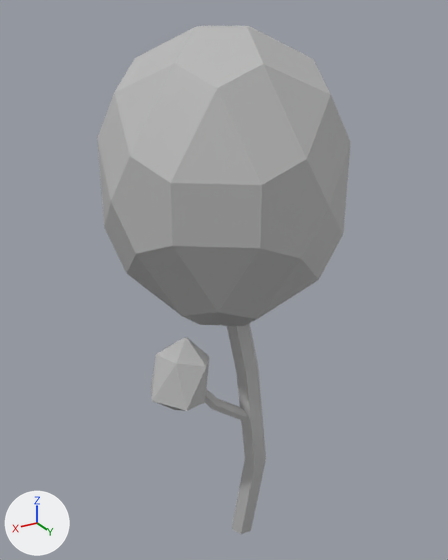
Two versions of the FBX model CampSquirrels/Assets/Kyparon Assets/tree_2_v1.fbx, one commit apart.
Camera for both pictures: a 50 mm lens placed at (13.34, 11.28, 10.91), pointed at (7.42, 1.43, 5.99). The lights are fixed; the arrows at lower left show +X, +Y and +Z. Where no turn or scale is listed for an object, it has been applied to the vertices.

Objects in the first picture: 'branch_2', 'large_leaves', 'small_leaves_2', 'trunk'.
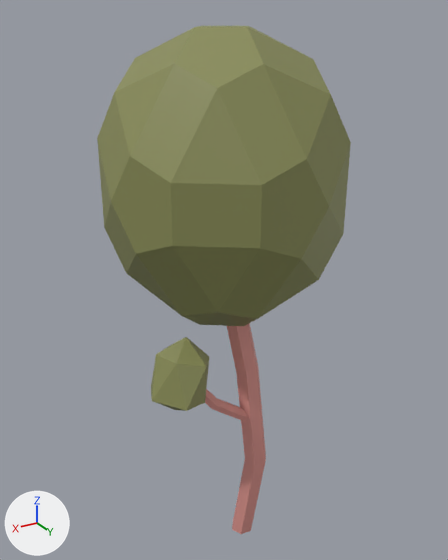
Edits to the scene script, one JSON object a line:
```json
{"op": "add", "block": "mat_leaves", "code": ["mat_leaves = principled_material('leaves')", "mat_leaves.base_color = (0.255, 0.269, 0.0976)  # yellow #8a8e58"]}
{"op": "add", "block": "mat_wood", "code": ["mat_wood = principled_material('wood')", "mat_wood.base_color = (0.728, 0.306, 0.274)  # pink #de968f"]}
{"block": "me_mesh_002", "where": "me_mesh_002.from_pydata(...)  # 12 vertices, 20 faces; spans x -0.662..0.594, y -0.63..0.63, z -0.675..0.77"}
{"op": "remove", "block": "me_mesh_002", "code": "me_mesh_002.materials.append(mat_lambert1)  # grey #bcbcbc"}
{"op": "add", "block": "me_mesh_002", "code": "me_mesh_002.materials.append(mat_leaves)  # yellow #8a8e58"}
{"block": "me_mesh", "where": "me_mesh.from_pydata(...)  # 26 vertices, 30 faces; spans x -0.38..0.43, y -0.64..0.53, z -1.0..5.37"}
{"op": "remove", "block": "me_mesh", "code": "me_mesh.materials.append(mat_lambert1)  # grey #bcbcbc"}
{"op": "add", "block": "me_mesh", "code": "me_mesh.materials.append(mat_wood)  # pink #de968f"}
{"block": "me_mesh_001", "where": "me_mesh_001.from_pydata(...)  # 60 vertices, 73 faces; spans x -2.27..2.27, y -2.28..2.28, z -2.63..2.63"}
{"op": "remove", "block": "me_mesh_001", "code": "me_mesh_001.materials.append(mat_lambert1)  # grey #bcbcbc"}
{"op": "add", "block": "me_mesh_001", "code": "me_mesh_001.materials.append(mat_leaves)  # yellow #8a8e58"}
```

Where the change shows, as pixel boxes (x1, y1, x2, y2) in the pictures (448 x 560 px):
```json
{"object": "large_leaves", "change": "recoloured", "before": [97, 26, 351, 326], "after": [97, 26, 351, 326], "on screen": "grey to yellow"}
{"object": "trunk", "change": "recoloured", "before": [227, 323, 266, 534], "after": [227, 323, 266, 534]}
{"object": "small_leaves_2", "change": "recoloured", "before": [151, 337, 209, 411], "after": [151, 337, 209, 411], "on screen": "grey to yellow"}
```
